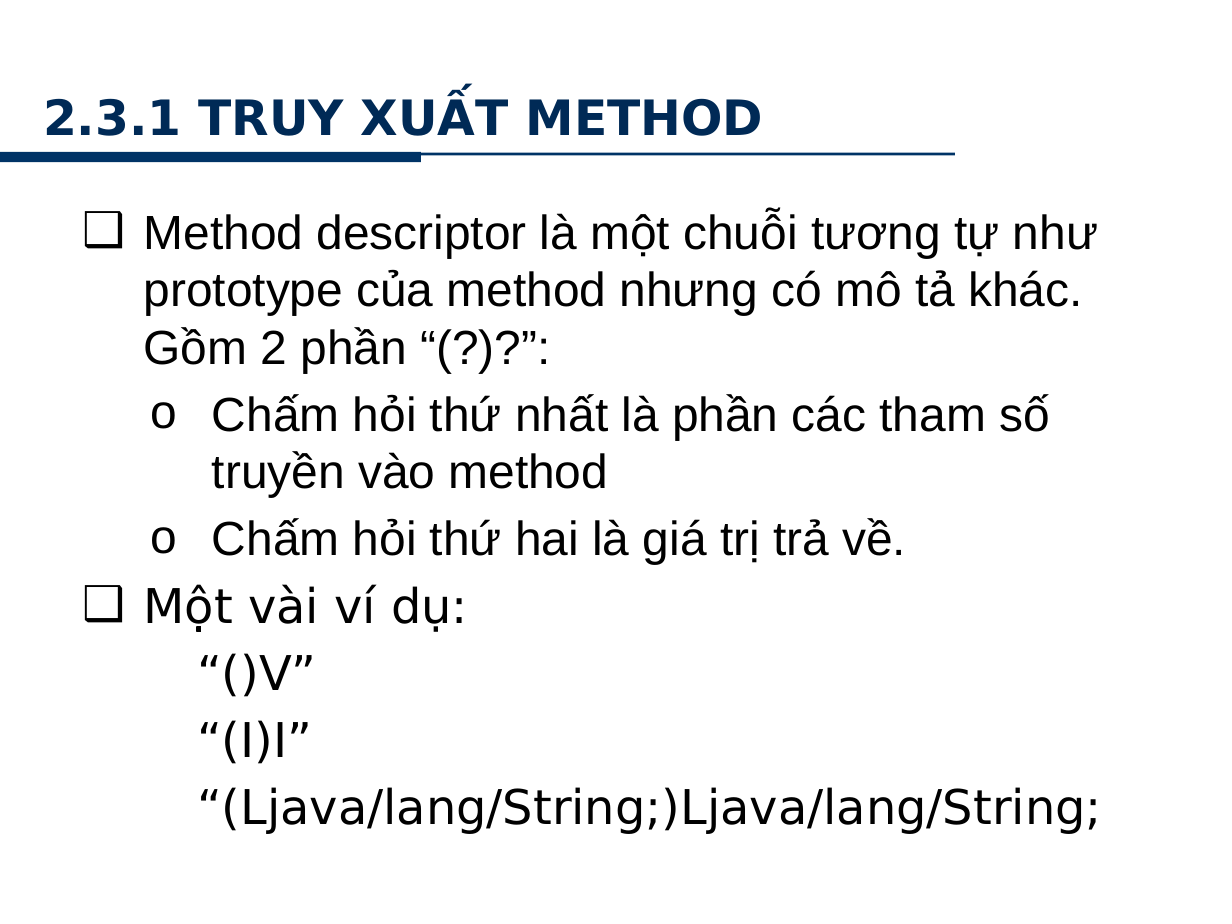
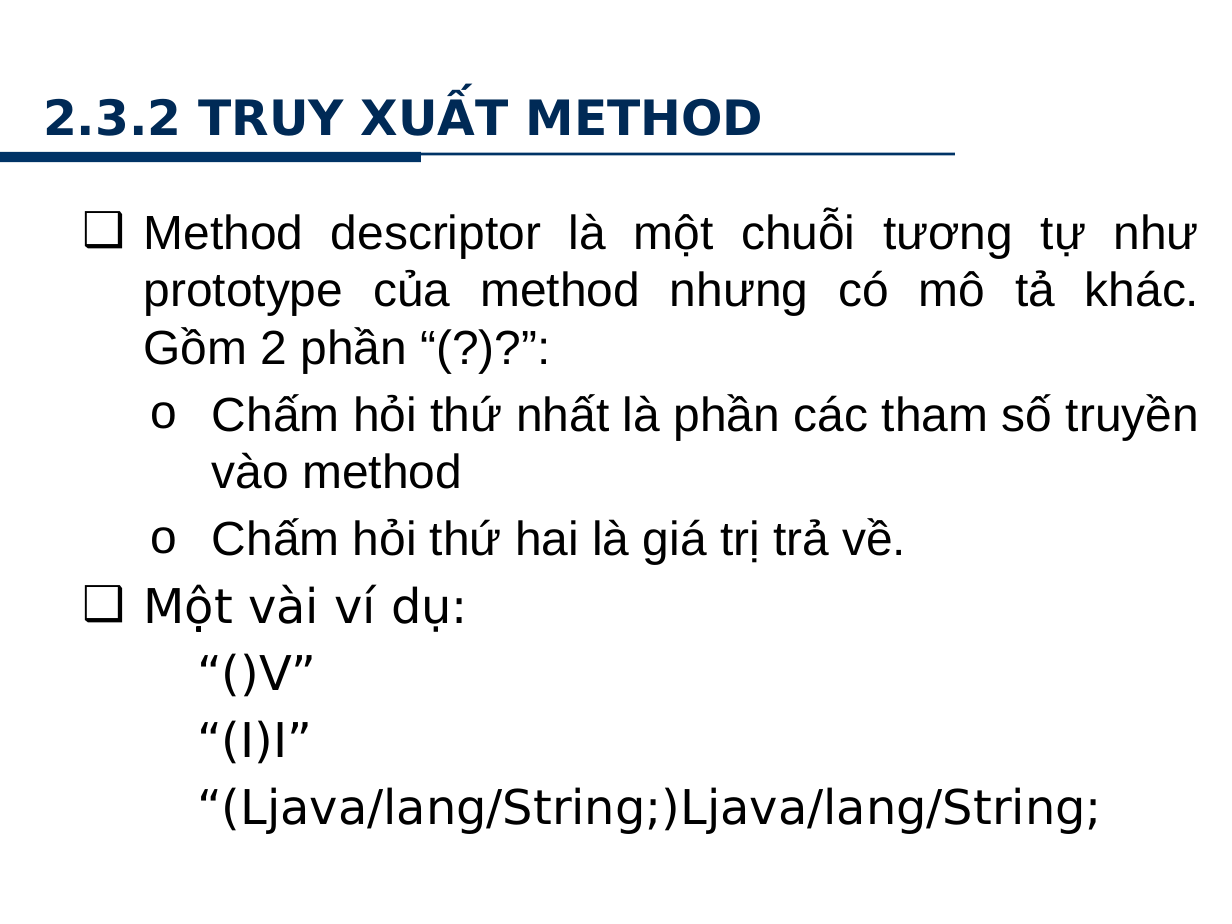
Before and after one commit to minhkhanh/UofS-Java, a slide deck: slide 17 of Seminar_JNI/Slide_00.pptx. Drawn at 1232x924 pixels with LibreOffice and Linux fonts; fonts in the diff are those of the drawing; background and template pictures are left out. Boxes give left, top, right and bottom in pixels: in the first picture for what was removed or moved away, otherwise in the second. Text is boxed around its words. In the diff, an @@ line names an element or a change of style, - is before the commit and + after.

```diff
--- a/Seminar_JNI/Slide_00.pptx
+++ b/Seminar_JNI/Slide_00.pptx
@@ title at [43, 95, 763, 136]: text changed @@
-2.3.1 TRUY XUẤT METHOD
+2.3.2 TRUY XUẤT METHOD
@@ text "Method descriptor là một chuỗi ..." at [144, 211, 1199, 834]: alignment left to justified @@
```
Also in this commit, not shown: 13 other slides changed, 3 slides added.
